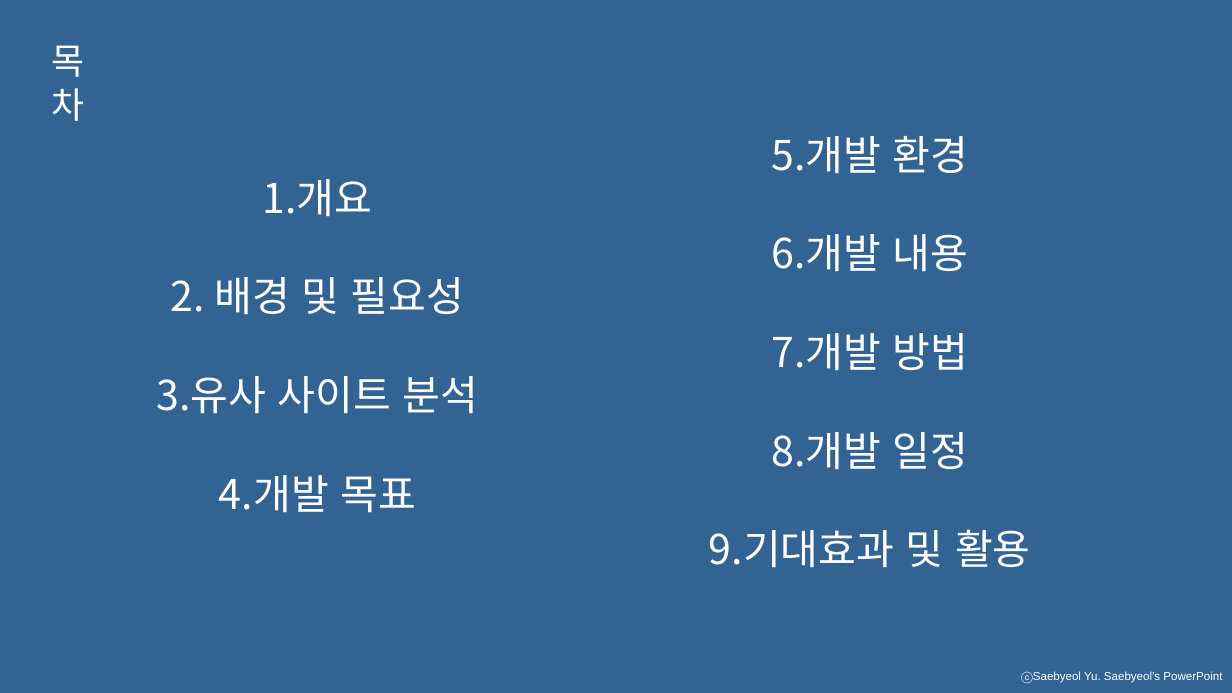
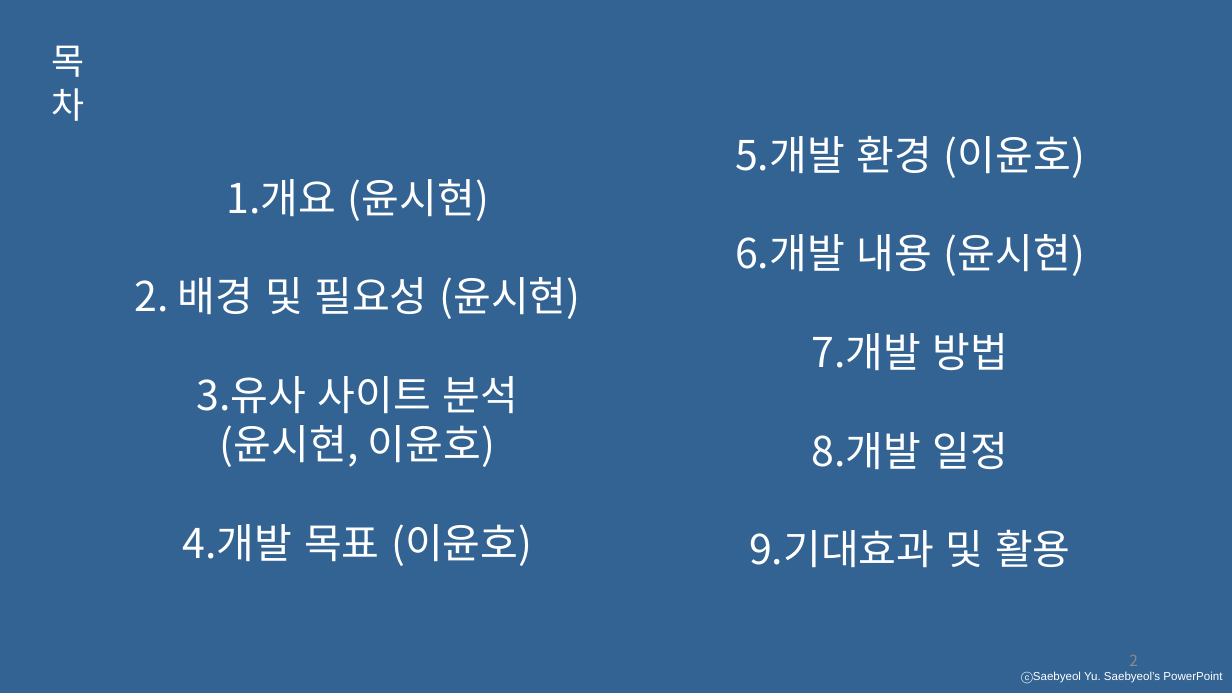
Before and after one commit to developerYHLee/University_Homework, a slide deck: slide 2 of 기말과제.pptx. Drawn at 1232x693 pixels with LibreOffice and Linux fonts; fonts in the diff are those of the drawing. Boxes give left, top, right and bottom in pixels: in the first picture for what was removed or moved away, otherwise in the second. Text is boxed around its words. In the diff, an @@ line names an element or a change of style, - is before the commit and + after.

Commit message:
피드백 수정 후 개발환경까지 완료

```diff
--- a/기말과제.pptx
+++ b/기말과제.pptx
@@ text at [735,136,1085,276]: text changed @@
-5.개발 환경
-6.개발 내용
+5.개발 환경 (이윤호)
+6.개발 내용 (윤시현)
@@ text at [134,179,580,319]: text changed @@
-1.개요
-2. 배경 및 필요성
+1.개요 (윤시현)
+2. 배경 및 필요성 (윤시현)
@@ text at [183,425,532,566]: text changed @@
-4.개발 목표
+(윤시현, 이윤호)
+4.개발 목표 (이윤호)
@@ page number added at [1129,655,1138,666], 12 pt, text #8C8C8C @@
+2
```
Also in this commit, not shown: 37 other slides changed, 1 other file.
